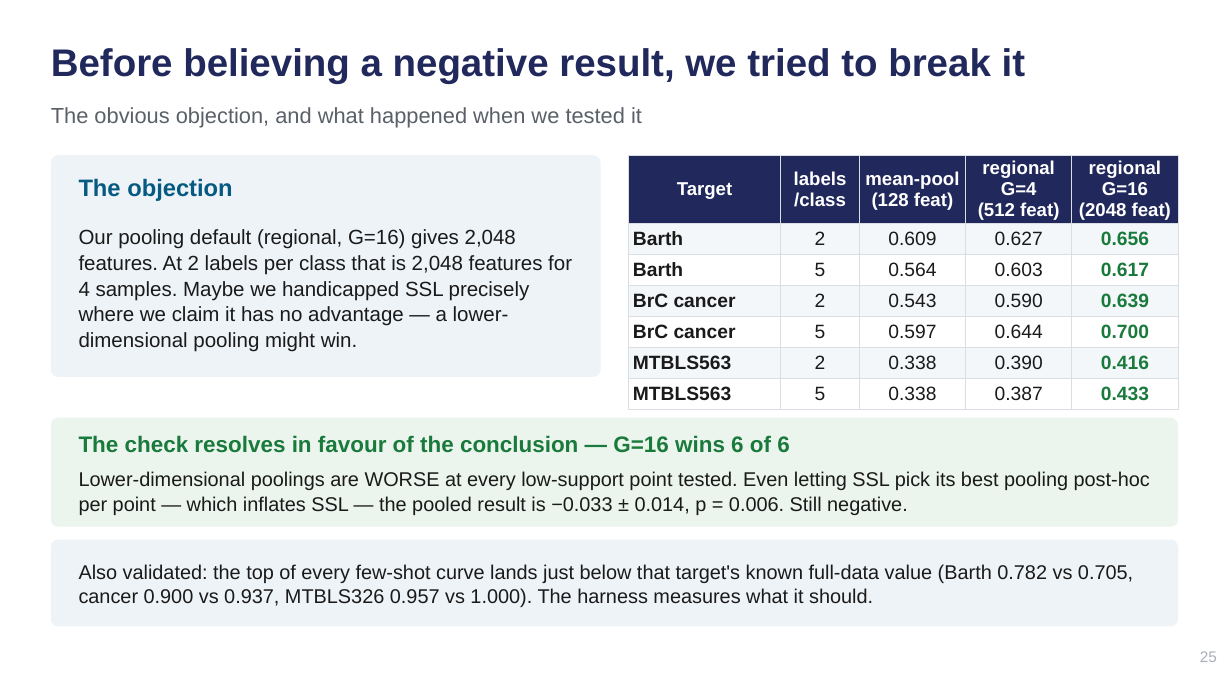
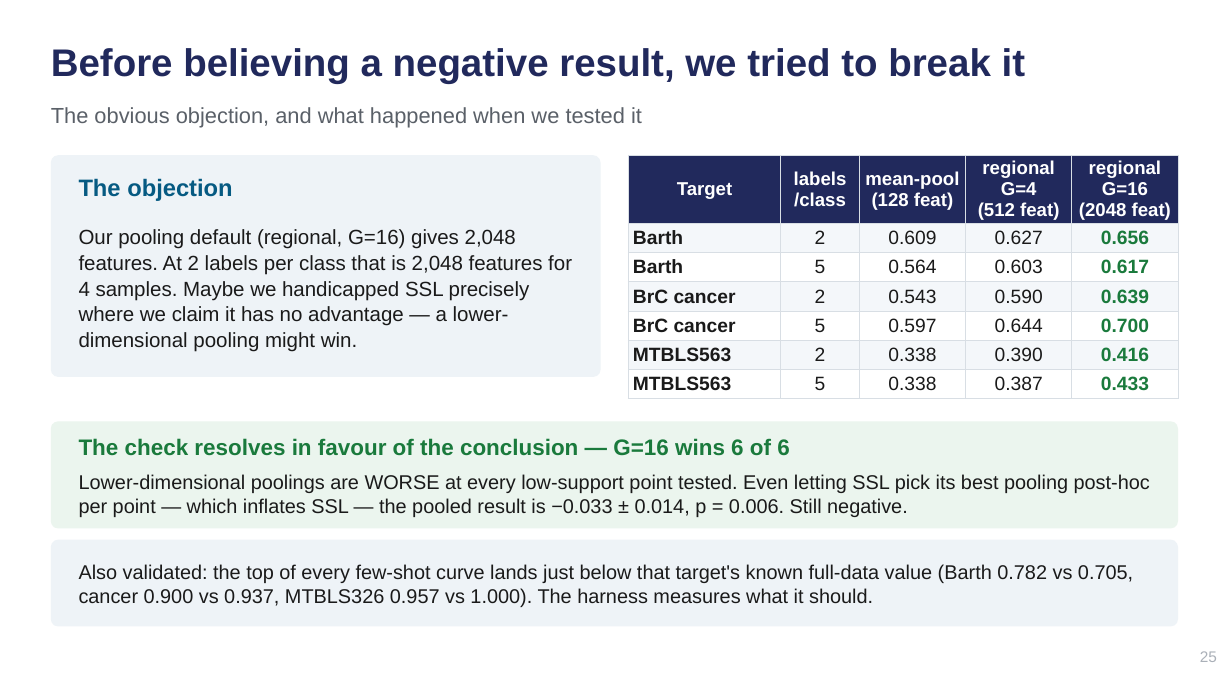
Before and after one commit to rama21094/NMR-Metabolomics-Foundational-Model, a slide deck: slide 25 of docs/Group_Meeting_2026-08-10.pptx. Drawn at 1232x693 pixels with LibreOffice and Linux fonts; fonts in the diff are those of the drawing. Boxes give left, top, right and bottom in pixels: in the first picture for what was removed or moved away, otherwise in the second. Text is boxed around its words. In the diff, an @@ line names an element or a change of style, - is before the commit and + after.

```diff
--- a/docs/Group_Meeting_2026-08-10.pptx
+++ b/docs/Group_Meeting_2026-08-10.pptx
@@ table: place and size @@
-table at <box>628,155,1178,405</box>
+table at <box>628,155,1178,395</box>
@@ rounded rectangle at <box>51,421,1178,529</box>: proportions changed @@
```
Also in this commit, not shown: 6 other slides changed, 5 other files.
